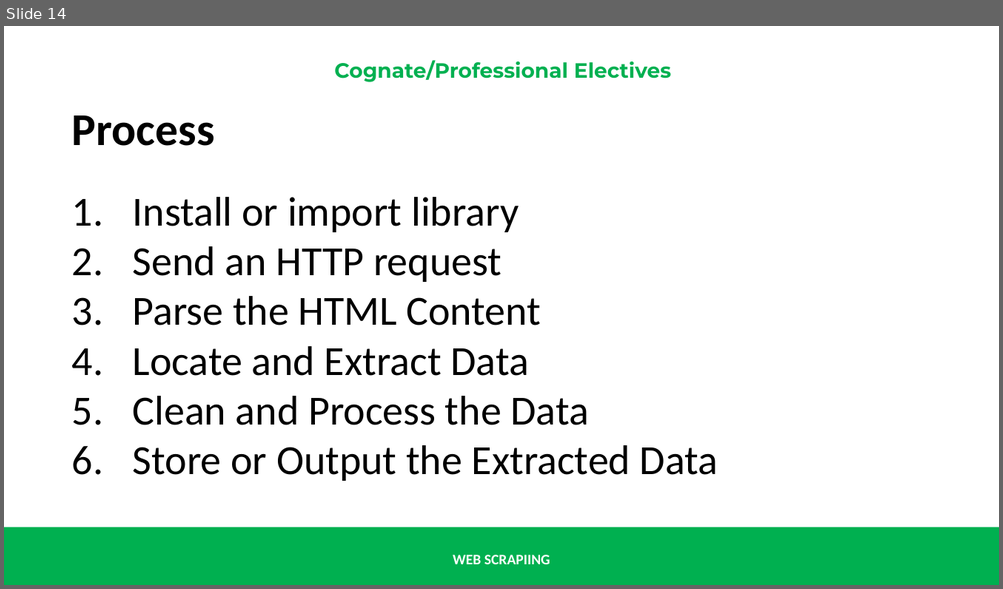
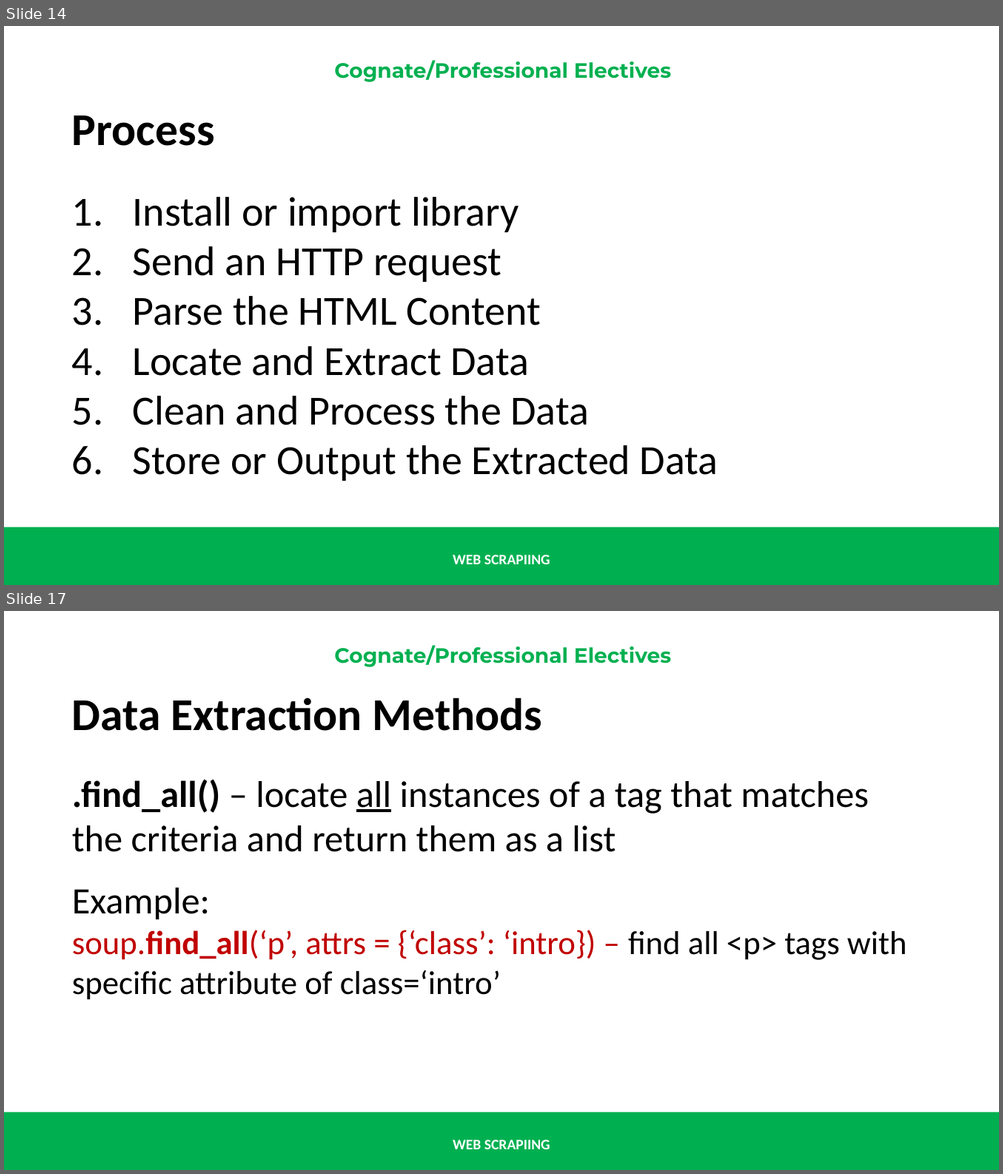
Before and after one commit to renatomaaliw3/public_files, a slide deck: CPE Electives (1 - 3)/01. Lectures Notebook/00. Presentations & Text Books/01. Electives 1 to 3/06.5 Web Scraping.pptx. Shown one above the other, each under a label of ours: slide 14 before the commit, slides 14 and 17 after it; the slides between them are not shown. The pictures are 1003x589 and 1003x1174 pixels, drawn with LibreOffice and Linux fonts; fonts in the diff are those of the drawing. Boxes give left, top, right and bottom in pixels: in the first picture for what was removed or moved away, otherwise in the second. Text is boxed around its words. In the diff, an @@ line names an element or a change of style, - is before the commit and + after.

```diff
--- a/CPE Electives (1 - 3)/01. Lectures Notebook/00. Presentations & Text Books/01. Electives 1 to 3/06.5 Web Scraping.pptx
+++ b/CPE Electives (1 - 3)/01. Lectures Notebook/00. Presentations & Text Books/01. Electives 1 to 3/06.5 Web Scraping.pptx
@@ slide 17 added at (x1=4, y1=611, x2=999, y2=1170), background #FFFFFF; not listed: 3 template elements that a slide beside it also shows @@
@@ text added at (x1=72, y1=698, x2=907, y2=1000), 32 pt, text #000000 @@
+Data Extraction Methods
+.find_all() – locate all instances of a tag that matches the criteria and return them as a list
+Example:
+soup.find_all(‘p’, attrs = {‘class’: ‘intro}) – find all <p> tags with specific attribute of class=‘intro’
```
Also in this commit, not shown: 1 slide changed, 16 other slides added, 1 slide removed.
